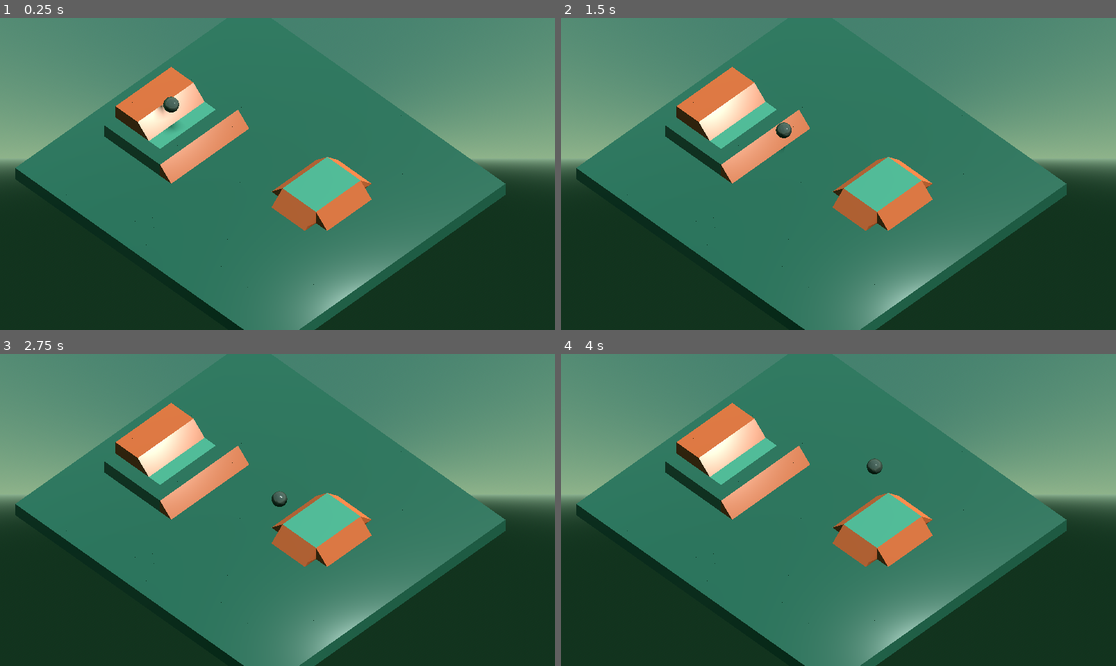
Above: before the commit, frames 1-4 (two rows, left to right).
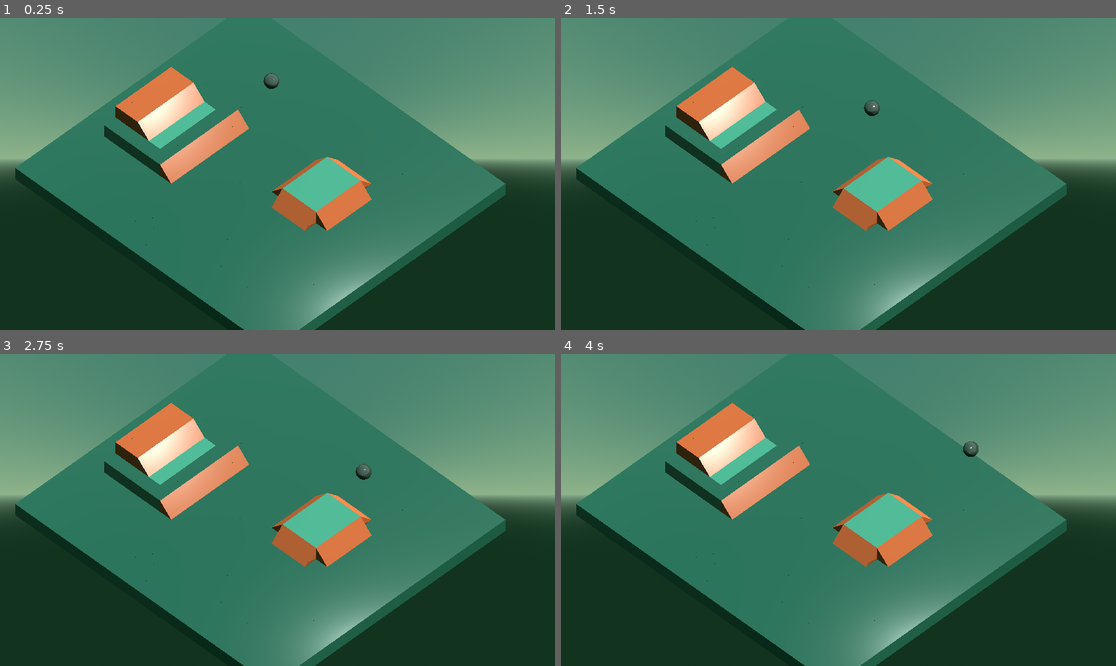
Above: after the commit, the same moments.

Repository: danbolt/marble-badness
Game: Godot game, scene res://gameplay.tscn
Two runs of this game, one before a commit and one after it. Both use one fixed random seed, a clock stepped at 60 frames per second and the inputs below.
Inputs:
- Up to frame 1 (0.25 s): no input
- Up to frame 2 (1.5 s): hold D (move_right) 0.53-1.28 s; hold S (move_backward) from 1.28 s (still down)
- Up to frame 3 (2.75 s): release S (move_backward) at 2.03 s; hold D (move_right) from 2.03 s (still down)
- Up to frame 4 (4 s): release D (move_right) at 2.78 s; hold W (move_forward) 2.78-3.53 s; hold Left (move_left) from 3.53 s (still down)

The runs differ from the first frame. In frame 1, 0.3% of the frame differs, in the area x 27-51%, y 17-36%; in frame 2, 0.2%; in frame 3, 0.2%; in frame 4, 0.2%.

Commit message:
add custom start points

Diff:
--- /dev/null
+++ b/gameobjects/start_point.tscn
@@ -0,0 +1,11 @@
+[gd_scene load_steps=2 format=3 uid="uid://82luglvsuvtu"]
+
+[ext_resource type="Script" uid="uid://b5v1flgc2u0fv" path="res://scripts/start_point.gd" id="1_wmn64"]
+
+[node name="StartPoint" type="Node3D"]
+script = ExtResource("1_wmn64")
+
+[node name="Label3D" type="Label3D" parent="."]
+pixel_size = 0.02
+billboard = 1
+text = "Start"
--- a/gameplay.tscn
+++ b/gameplay.tscn
@@ -1,7 +1,9 @@
-[gd_scene load_steps=11 format=3 uid="uid://byxr54isu5tmy"]
+[gd_scene load_steps=13 format=3 uid="uid://byxr54isu5tmy"]
 
 [ext_resource type="MeshLibrary" uid="uid://d25weyjedtp6u" path="res://meshlibrary/temp/temp.tres" id="1_n4psk"]
+[ext_resource type="Script" uid="uid://bc1o8r14bljei" path="res://scripts/gameplay.gd" id="1_xuee5"]
 [ext_resource type="Script" uid="uid://ns1ave7yaayp" path="res://scripts/player_control.gd" id="2_ej4tk"]
+[ext_resource type="PackedScene" uid="uid://82luglvsuvtu" path="res://gameobjects/start_point.tscn" id="3_oe8ih"]
 
 [sub_resource type="ProceduralSkyMaterial" id="ProceduralSkyMaterial_kbk8u"]
 sky_top_color = Color(0.264511, 0.501688, 0.428591, 1)
@@ -37,6 +39,7 @@
 [sub_resource type="SphereShape3D" id="SphereShape3D_ej4tk"]
 
 [node name="Gameplay" type="Node3D"]
+script = ExtResource("1_xuee5")
 
 [node name="Camera3D" type="Camera3D" parent="."]
 transform = Transform3D(0.7071068, 0.49999994, -0.5000001, 0, 0.70710695, 0.7071067, 0.7071068, -0.49999994, 0.5000001, -5.82568, 10.6168, 17.3687)
@@ -68,3 +71,9 @@
 
 [node name="CollisionShape3D" type="CollisionShape3D" parent="PlayerMarble"]
 shape = SubResource("SphereShape3D_ej4tk")
+
+[node name="StartPoint" parent="." instance=ExtResource("3_oe8ih")]
+transform = Transform3D(1, 0, 0, 0, 1, 0, 0, 0, 1, 3, 2, 13)
+
+[node name="StartPoint2" parent="." instance=ExtResource("3_oe8ih")]
+transform = Transform3D(1, 0, 0, 0, 1, 0, 0, 0, 1, 6, 2, 5)
--- /dev/null
+++ b/scripts/gameplay.gd
@@ -0,0 +1,21 @@
+class_name Gameplay extends Node3D
+
+@onready var player_marble: PlayerControl = $PlayerMarble
+
+func get_starting_positions() -> Array[StartPoint]:
+	var result: Array[StartPoint] = []
+
+	# I know this _could_ be slow, but if it somehow is we can address this, and we're only calling it once (twice?) right now
+	var start_points = find_children("*", "StartPoint", true)
+	result.assign(start_points)
+
+	return result
+
+func set_player_to_starting_position(player: PlayerControl, index: int = 0) -> void:
+	var starting_positions := get_starting_positions()
+	var start_point_to_use := starting_positions[index % starting_positions.size()]
+	player.global_position = start_point_to_use.global_position
+
+# Called when the node enters the scene tree for the first time.
+func _ready() -> void:
+	set_player_to_starting_position(player_marble, 1)
--- /dev/null
+++ b/scripts/start_point.gd
@@ -0,0 +1,8 @@
+class_name StartPoint extends Node3D
+
+@onready var label: Label3D = $Label3D
+
+# Get rid of the start label if we're not in the editor
+func _ready() -> void:
+	if not Engine.is_editor_hint():
+		label.queue_free()
Not shown, added: scripts/gameplay.gd.uid
Not shown, added: scripts/start_point.gd.uid
